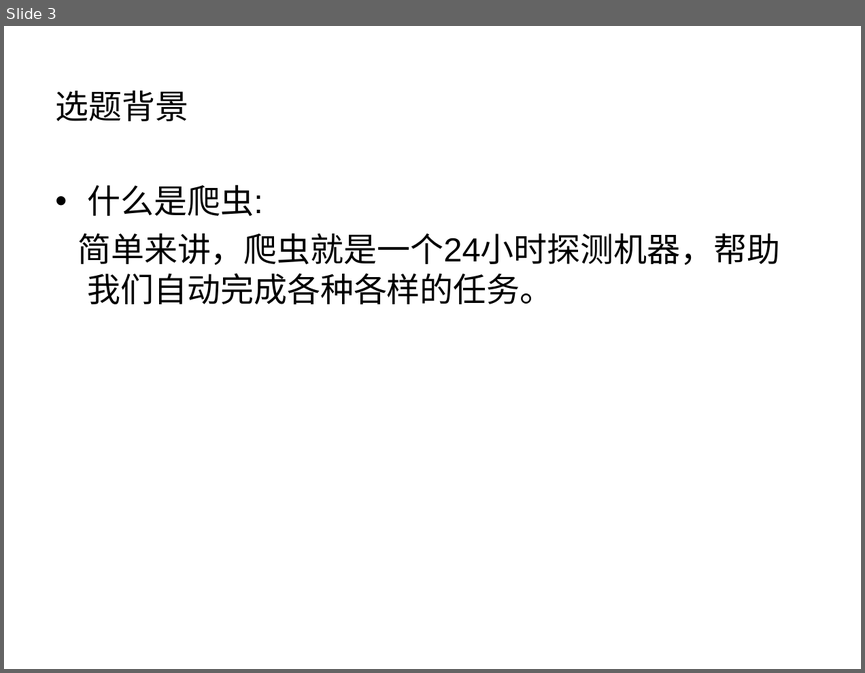
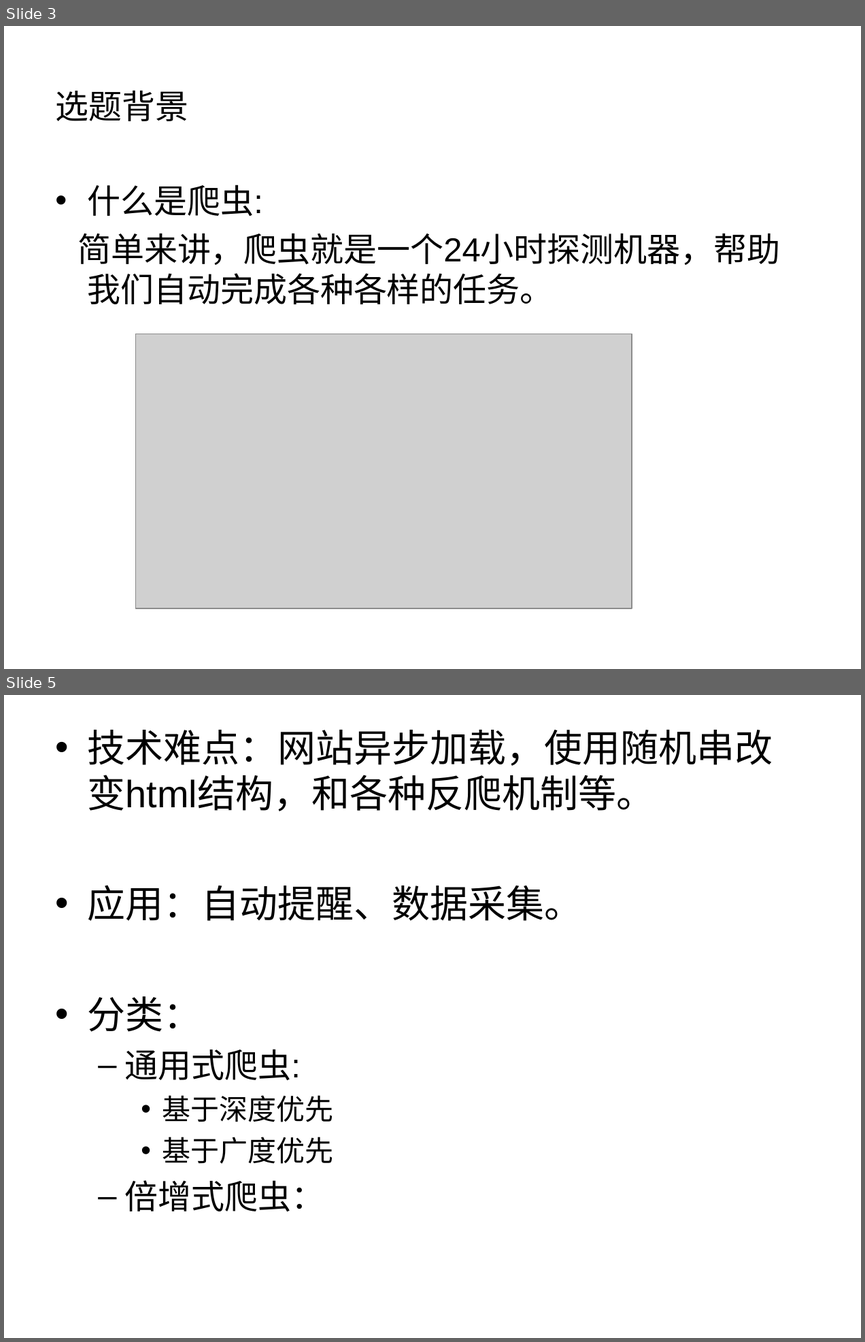
Before and after one commit to liuweiming1997/extensions, a slide deck: 论文.ppt. Shown one above the other, each under a label of ours: slide 3 before the commit, slides 3 and 5 after it; the slides between them are not shown. The pictures are 865x673 and 865x1342 pixels, drawn with LibreOffice and Linux fonts; fonts in the diff are those of the drawing; grey boxes stand for pictures. Boxes give left, top, right and bottom in pixels: in the first picture for what was removed or moved away, otherwise in the second. Text is boxed around its words. In the diff, an @@ line names an element or a change of style, - is before the commit and + after.

```diff
--- a/论文.ppt
+++ b/论文.ppt
@@ slide 5 added at bbox=[4, 695, 861, 1338], background #FFFFFF @@
@@ text added at bbox=[88, 730, 773, 1211], 32 pt, text #000000 @@
+• 技术难点：网站异步加载，使用随机串改变html结构，和各种反爬机制等。
+• 应用：自动提醒、数据采集。
+• 分类：
+  – 通用式爬虫:
+    • 基于深度优先
+    • 基于广度优先
+  – 倍增式爬虫：
@@ slide 3 changed as well @@
@@ picture added at bbox=[135, 333, 631, 608] @@
```
Also in this commit, not shown: 1 other slide changed, 6 other slides added.
